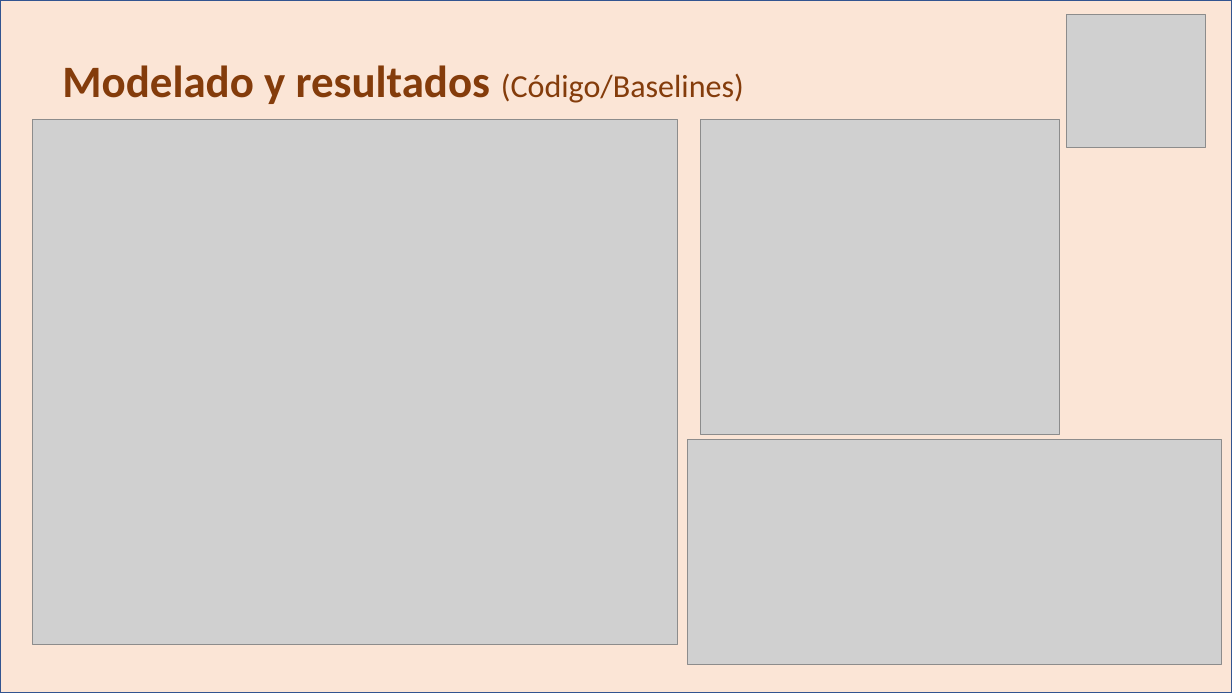
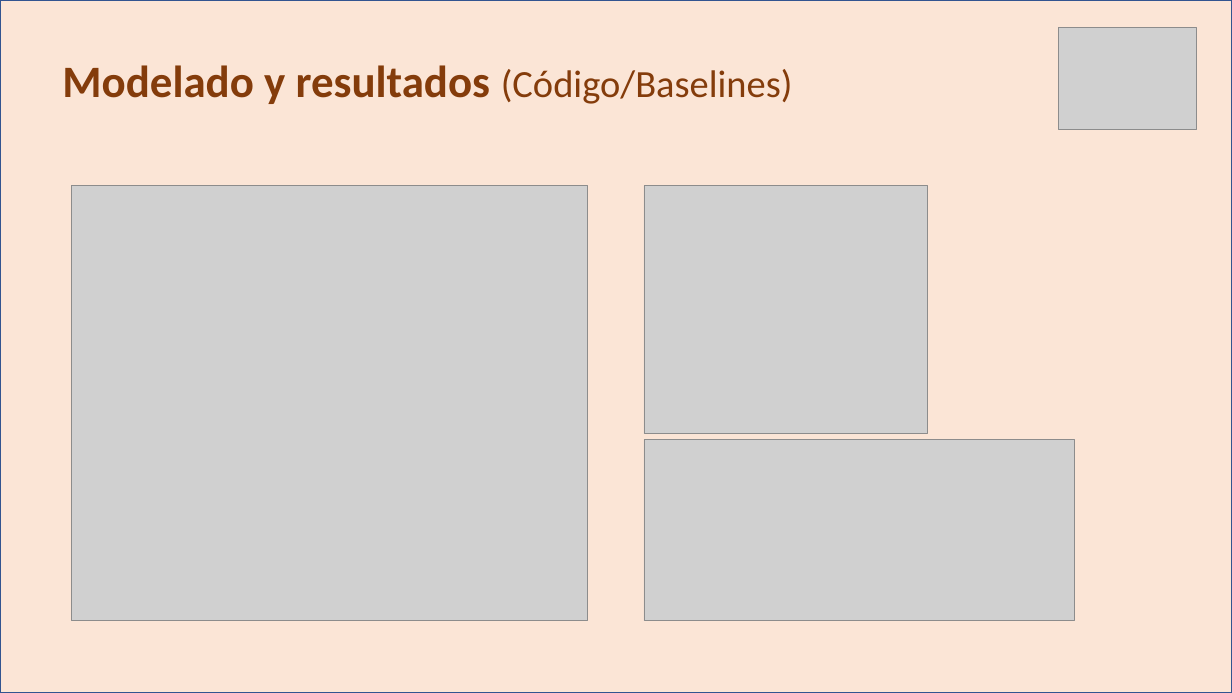
Before and after one commit to HimuraFresh/ML_-Grupo_1-, a slide deck: slide 12 of ML_ppt.pptx. Drawn at 1232x693 pixels with LibreOffice and Linux fonts; fonts in the diff are those of the drawing; grey boxes stand for pictures. Boxes give left, top, right and bottom in pixels: in the first picture for what was removed or moved away, otherwise in the second. Text is boxed around its words. In the diff, an @@ line names an element or a change of style, - is before the commit and + after.

```diff
--- a/ML_ppt.pptx
+++ b/ML_ppt.pptx
@@ picture: place and size @@
-picture at (1067,15,1206,148)
+picture at (1059,28,1198,130)
@@ text "Modelado y resultados (Código/Baselines)" at (62,65,793,104): size 25 to 30 pt in "(Código/Baselines)" @@
@@ picture: place and size @@
-picture at (32,119,677,645)
+picture at (71,186,588,621)
@@ picture: place and size @@
-picture at (701,119,1060,434)
+picture at (644,186,927,434)
@@ picture: place and size @@
-picture at (688,440,1221,665)
+picture at (644,440,1075,621)
```
Also in this commit, not shown: 13 other slides changed, 4 slides added, 2 other files.
